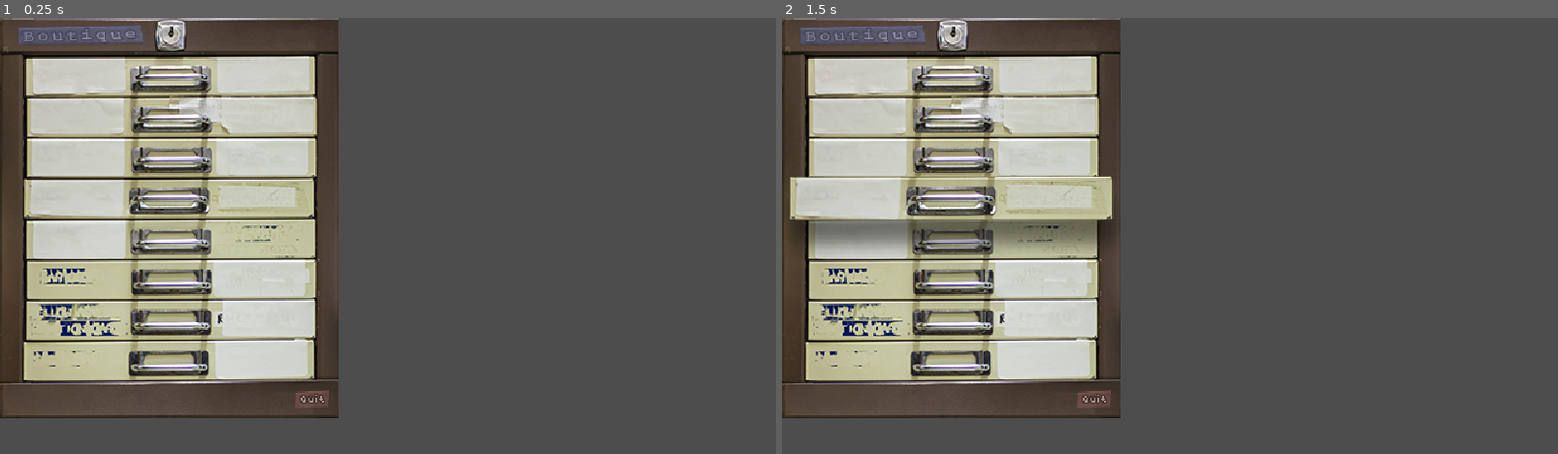
Above: before the commit, frames 1-2 (left to right).
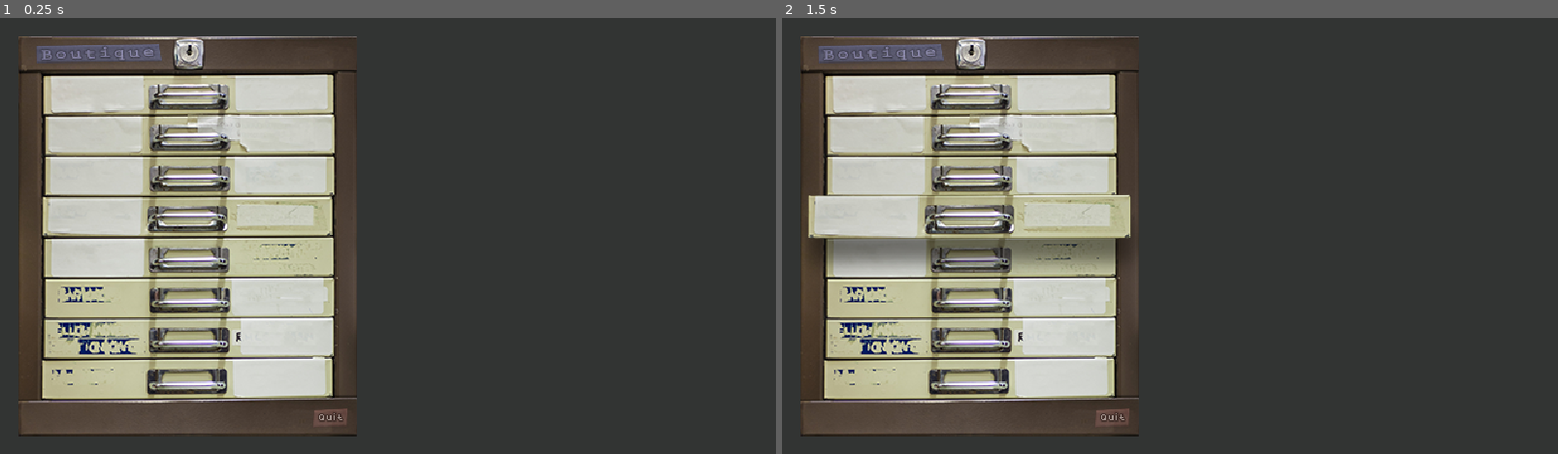
Above: after the commit, the same moments.

Repository: DomestiqueBaston/MY_ROLE_IN_THE_GRAND_SCHEME
Game: Godot game, scene res://SCENES/Shop.tscn
Same seed, same stepped clock (60 frames per second), same inputs: the game is played once before the commit and once after it. This scene is started directly instead of the project's main scene.
Inputs (mouse positions are in pixels of both pictures, inside the frame that each line leads up to; where the layout moved, square brackets give the same spot in the first picture):
- Up to frame 1 (0.25 s): no input
- Up to frame 2 (1.5 s): click (968, 236) [952, 218] at 0.5 s; click (968, 236) [952, 218] at 1.25 s

The runs differ from the first frame. In frame 1, 83% of the frame differs, in the area x 0-100%, y 0-100%; in frame 2, 84%.

Commit message:
...

Diff:
--- a/TESTS/SCENES/Shop.tscn
+++ b/TESTS/SCENES/Shop.tscn
@@ -33,19 +33,30 @@
 [node name="Shop" type="Node2D"]
 metadata/_edit_lock_ = true
 
-[node name="ShopBg" type="Sprite2D" parent="."]
+[node name="Fond" type="ColorRect" parent="."]
+offset_right = 640.0
+offset_bottom = 360.0
+size_flags_horizontal = 0
+color = Color(0.0946, 0.11, 0.09922, 0.498039)
+metadata/_edit_lock_ = true
+
+[node name="Drawers" type="Node2D" parent="."]
+position = Vector2(15, 15)
+metadata/_edit_lock_ = true
+
+[node name="Shop_BG" type="Sprite2D" parent="Drawers"]
 texture = ExtResource("1_2jude")
 centered = false
 metadata/_edit_lock_ = true
 
-[node name="Quit" type="TextureButton" parent="."]
+[node name="Quit" type="TextureButton" parent="Drawers"]
 offset_right = 279.0
 offset_bottom = 330.0
 texture_hover = ExtResource("11_81b4l")
 texture_click_mask = ExtResource("12_wbk1e")
 metadata/_edit_lock_ = true
 
-[node name="Drawer_Names" type="Control" parent="."]
+[node name="Drawer_Names" type="Control" parent="Drawers"]
 layout_mode = 3
 anchors_preset = 0
 offset_right = 279.0
@@ -54,7 +65,7 @@
 theme = ExtResource("4_ucq8a")
 metadata/_edit_lock_ = true
 
-[node name="Drawer_08" type="TextureButton" parent="Drawer_Names"]
+[node name="Drawer_08" type="TextureButton" parent="Drawers/Drawer_Names"]
 layout_mode = 0
 offset_right = 279.0
 offset_bottom = 330.0
@@ -65,7 +76,7 @@
 texture_click_mask = ExtResource("10_yd23n")
 metadata/_edit_lock_ = true
 
-[node name="Drawer_07" type="TextureButton" parent="Drawer_Names"]
+[node name="Drawer_07" type="TextureButton" parent="Drawers/Drawer_Names"]
 layout_mode = 0
 offset_right = 279.0
 offset_bottom = 330.0
@@ -76,7 +87,7 @@
 texture_click_mask = ExtResource("9_k82x3")
 metadata/_edit_lock_ = true
 
-[node name="Drawer_06" type="TextureButton" parent="Drawer_Names"]
+[node name="Drawer_06" type="TextureButton" parent="Drawers/Drawer_Names"]
 layout_mode = 0
 offset_right = 279.0
 offset_bottom = 330.0
@@ -87,7 +98,7 @@
 texture_click_mask = ExtResource("8_3pdq0")
 metadata/_edit_lock_ = true
 
-[node name="Drawer_05" type="TextureButton" parent="Drawer_Names"]
+[node name="Drawer_05" type="TextureButton" parent="Drawers/Drawer_Names"]
 layout_mode = 0
 offset_right = 279.0
 offset_bottom = 330.0
@@ -98,7 +109,7 @@
 texture_click_mask = ExtResource("7_0yhju")
 metadata/_edit_lock_ = true
 
-[node name="Drawer_04" type="TextureButton" parent="Drawer_Names"]
+[node name="Drawer_04" type="TextureButton" parent="Drawers/Drawer_Names"]
 layout_mode = 0
 offset_right = 40.0
 offset_bottom = 40.0
@@ -109,7 +120,7 @@
 texture_click_mask = ExtResource("6_lrg7q")
 metadata/_edit_lock_ = true
 
-[node name="Drawer_03" type="TextureButton" parent="Drawer_Names"]
+[node name="Drawer_03" type="TextureButton" parent="Drawers/Drawer_Names"]
 layout_mode = 0
 offset_right = 279.0
 offset_bottom = 330.0
@@ -120,7 +131,7 @@
 texture_click_mask = ExtResource("5_0bqmj")
 metadata/_edit_lock_ = true
 
-[node name="Drawer_02" type="TextureButton" parent="Drawer_Names"]
+[node name="Drawer_02" type="TextureButton" parent="Drawers/Drawer_Names"]
 layout_mode = 0
 offset_right = 279.0
 offset_bottom = 330.0
@@ -131,7 +142,7 @@
 texture_click_mask = ExtResource("8_aryyb")
 metadata/_edit_lock_ = true
 
-[node name="Drawer_01" type="TextureButton" parent="Drawer_Names"]
+[node name="Drawer_01" type="TextureButton" parent="Drawers/Drawer_Names"]
 layout_mode = 0
 offset_right = 279.0
 offset_bottom = 330.0
--- a/TESTS/SCENES/Top_Left_Screen.tscn
+++ b/TESTS/SCENES/Top_Left_Screen.tscn
@@ -6,10 +6,10 @@
 [sub_resource type="ShaderMaterial" id="ShaderMaterial_2k8w1"]
 shader = ExtResource("2_unoy2")
 shader_parameter/overlay = true
-shader_parameter/scanlines_opacity = 0.254
-shader_parameter/scanlines_width = 0.147
-shader_parameter/grille_opacity = 0.1
-shader_parameter/resolution = Vector2(640, 360)
+shader_parameter/scanlines_opacity = 0.0
+shader_parameter/scanlines_width = 0.0
+shader_parameter/grille_opacity = 0.05
+shader_parameter/resolution = Vector2(160, 120)
 shader_parameter/pixelate = false
 shader_parameter/roll = true
 shader_parameter/roll_speed = 2.5
--- a/TESTS/project.godot
+++ b/TESTS/project.godot
@@ -22,7 +22,6 @@
 
 window/size/viewport_width=640
 window/size/viewport_height=360
-window/size/mode=4
 window/size/always_on_top=true
 window/size/window_width_override=1280
 window/size/window_height_override=720
Binary file added: TESTS/GRAPHICS/SHOP/Black_Board_BG.png
Not shown, added: TESTS/GRAPHICS/SHOP/Black_Board_BG.png.import
